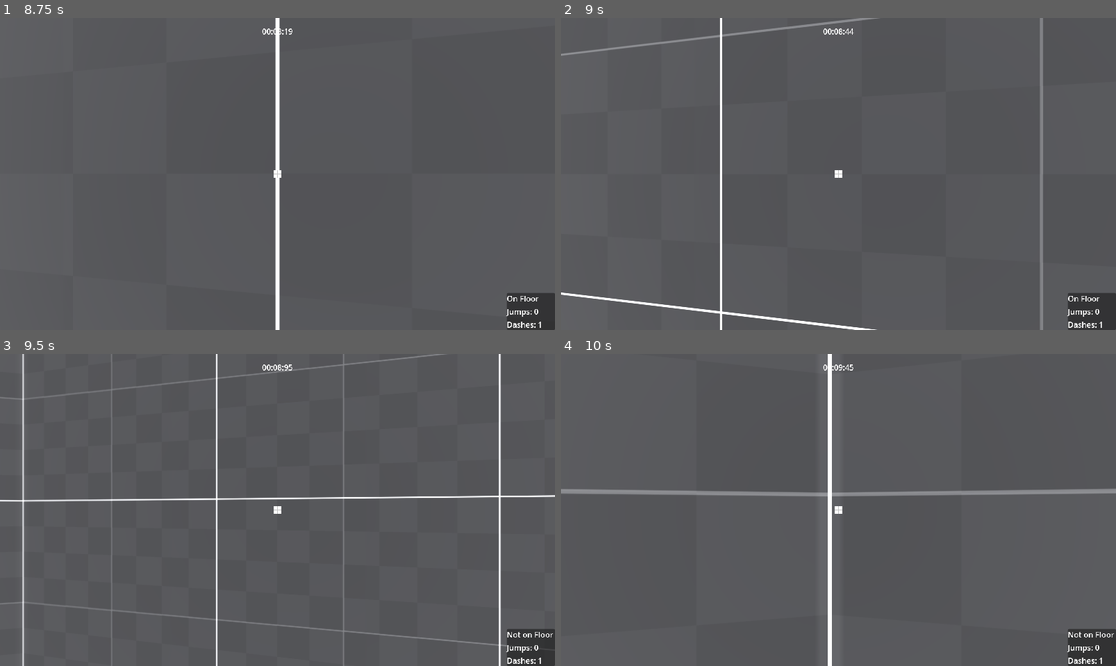
Above: before the commit, frames 1-4 (two rows, left to right).
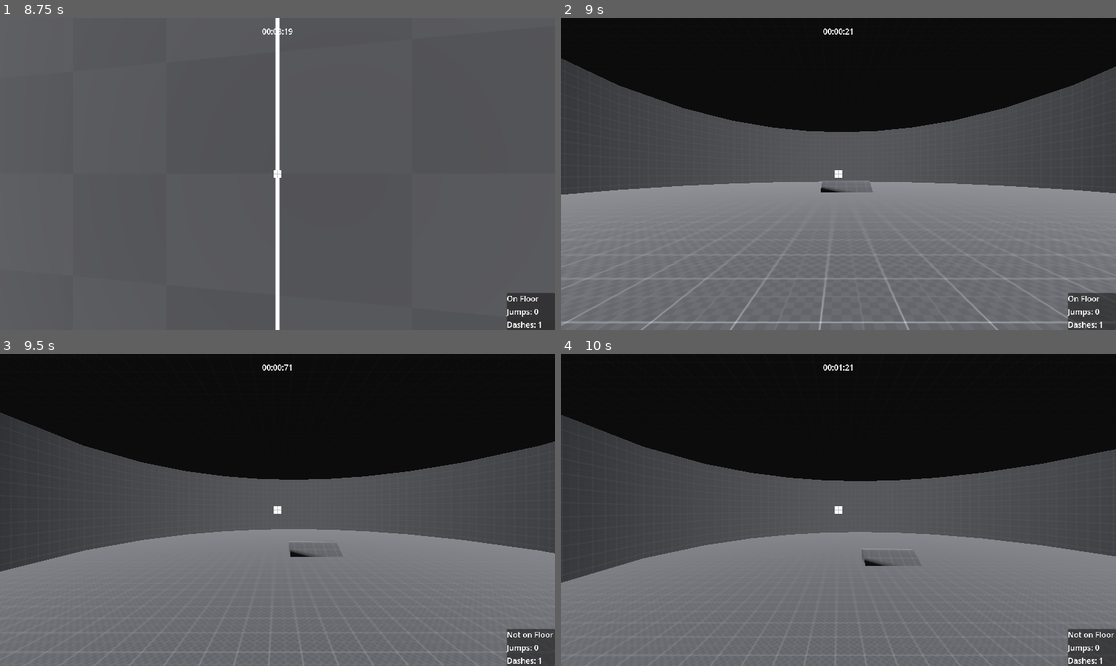
Above: after the commit, the same moments.

Repository: lucasrumney94/GodotGoneWild
Game: Godot game, scene res://Objects/Environment/stage_1.tscn
The game is run twice, just before and just after one commit, with the same random seed, the same clock (stepped at 60 frames per second) and the same inputs. This scene is started directly instead of the project's main scene. The engine's default icon, where the game draws it, is replaced by a stand-in: a white triangle on a blue panel in a dark square. A sky picture missing from this copy of the repository is replaced by a grey-blue gradient.
Inputs (mouse positions are in pixels of both pictures, inside the frame that each line leads up to):
- Up to frame 1 (8.75 s): tap Enter at 0.5 s; move the mouse to (305, 174) at 0.52 s; hold W (move_forward) 0.53-5.78 s; click (305, 174) at 0.6 s; tap Space (jump) at 0.77, 1.52, 3.02, 3.77, 4.52, 6.02, 6.77, 7.52 s; move the mouse to (249, 174) at 1.27 s; right-click (249, 174) at 1.35 s; move the mouse to (288, 167) at 2.02 s; click (288, 167) at 2.1 s; move the mouse to (271, 180) at 2.77 s; right-click (271, 180) at 2.85 s; move the mouse to (316, 177) at 3.52 s; click (316, 177) at 3.6 s; move the mouse to (233, 170) at 4.27 s; right-click (233, 170) at 4.35 s; move the mouse to (283, 174) at 5.02 s; click (283, 174) at 5.1 s; move the mouse to (255, 167) at 5.77 s; hold D (move_right) 5.78-6.53 s; right-click (255, 167) at 5.85 s; move the mouse to (305, 174) at 6.52 s; hold W (move_forward) from 6.53 s (still down); click (305, 174) at 6.6 s; move the mouse to (249, 174) at 7.27 s; right-click (249, 174) at 7.35 s; move the mouse to (288, 167) at 8.02 s; click (288, 167) at 8.1 s
- Up to frame 2 (9 s): tap R (restart) at 8.75 s; move the mouse to (832, 180) at 8.77 s; release W (move_forward) at 8.78 s; hold A (move_left) from 8.78 s (still down); right-click (832, 180) at 8.85 s
- Up to frame 3 (9.5 s): keep holding A (move_left); tap Space (jump) at 9.02 s
- Up to frame 4 (10 s): move the mouse to (877, 513) at 9.52 s; release A (move_left) at 9.53 s; hold W (move_forward) from 9.53 s (still down); click (877, 513) at 9.6 s; tap Space (jump) at 9.77 s

Frame 1 is identical in both runs. In frame 2, 68% of the frame differs, in the area x 0-100%, y 0-100%; in frame 3, 70%; in frame 4, 69%.

Commit message:
fix removing pausability from stage_1, sorry!

Diff:
--- a/godot-wild-tower/Objects/Environment/stage_1.tscn
+++ b/godot-wild-tower/Objects/Environment/stage_1.tscn
@@ -1,9 +1,11 @@
-[gd_scene load_steps=9 format=3 uid="uid://buhsb2ao2ykcr"]
+[gd_scene load_steps=11 format=3 uid="uid://buhsb2ao2ykcr"]
 
+[ext_resource type="Script" path="res://Main/main_game.gd" id="1_6ajai"]
 [ext_resource type="Material" uid="uid://3byi41uuwvq8" path="res://Materials/LD_grid.tres" id="1_ad3lx"]
 [ext_resource type="Texture2D" uid="uid://rfda5fv26d6w" path="res://Objects/Environment/Models/PurplyBlueSky.png" id="1_dyyd2"]
 [ext_resource type="PackedScene" uid="uid://vssvdtmx3jx7" path="res://Objects/Player/player.tscn" id="2_5n22s"]
 [ext_resource type="Material" uid="uid://5dqiqxr4arwd" path="res://Materials/grid_material.tres" id="2_8jwyn"]
+[ext_resource type="PackedScene" uid="uid://do1pmtbmc423e" path="res://UI/pause_menu.tscn" id="2_macc4"]
 [ext_resource type="ArrayMesh" uid="uid://dgy7dxognc1x3" path="res://Objects/Environment/Models/TowerTest1.obj" id="3_8qbtr"]
 
 [sub_resource type="PanoramaSkyMaterial" id="PanoramaSkyMaterial_asy3g"]
@@ -17,6 +19,8 @@
 sky = SubResource("Sky_3kabx")
 
 [node name="Stage 1" type="Node3D"]
+script = ExtResource("1_6ajai")
+pause_menu_scene = ExtResource("2_macc4")
 
 [node name="WorldEnvironment" type="WorldEnvironment" parent="."]
 environment = SubResource("Environment_yg5si")
Not shown: 1 places in godot-wild-tower/EnemyTest/EnemyTest1.tscn that only renumber resources
